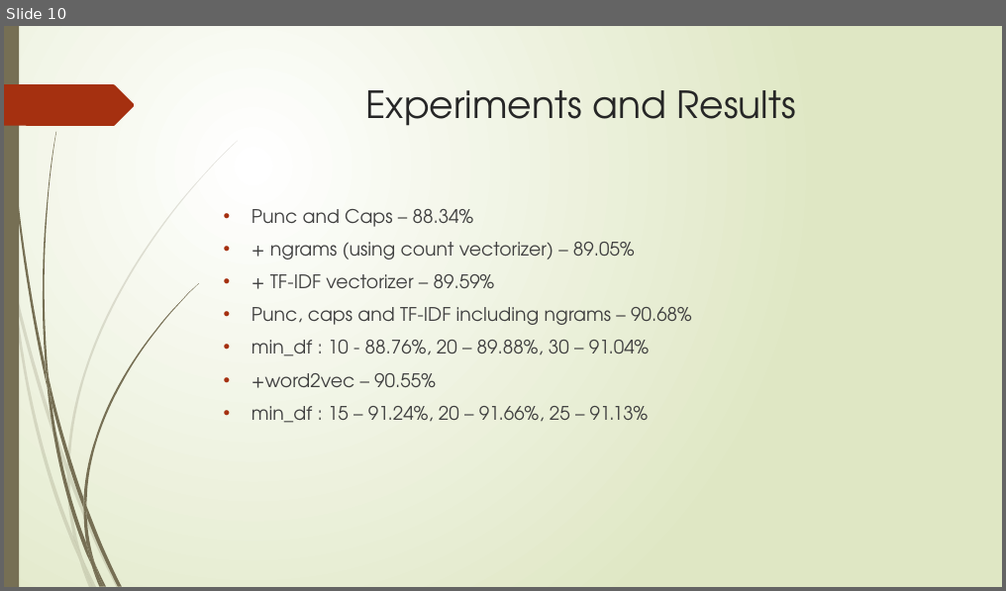
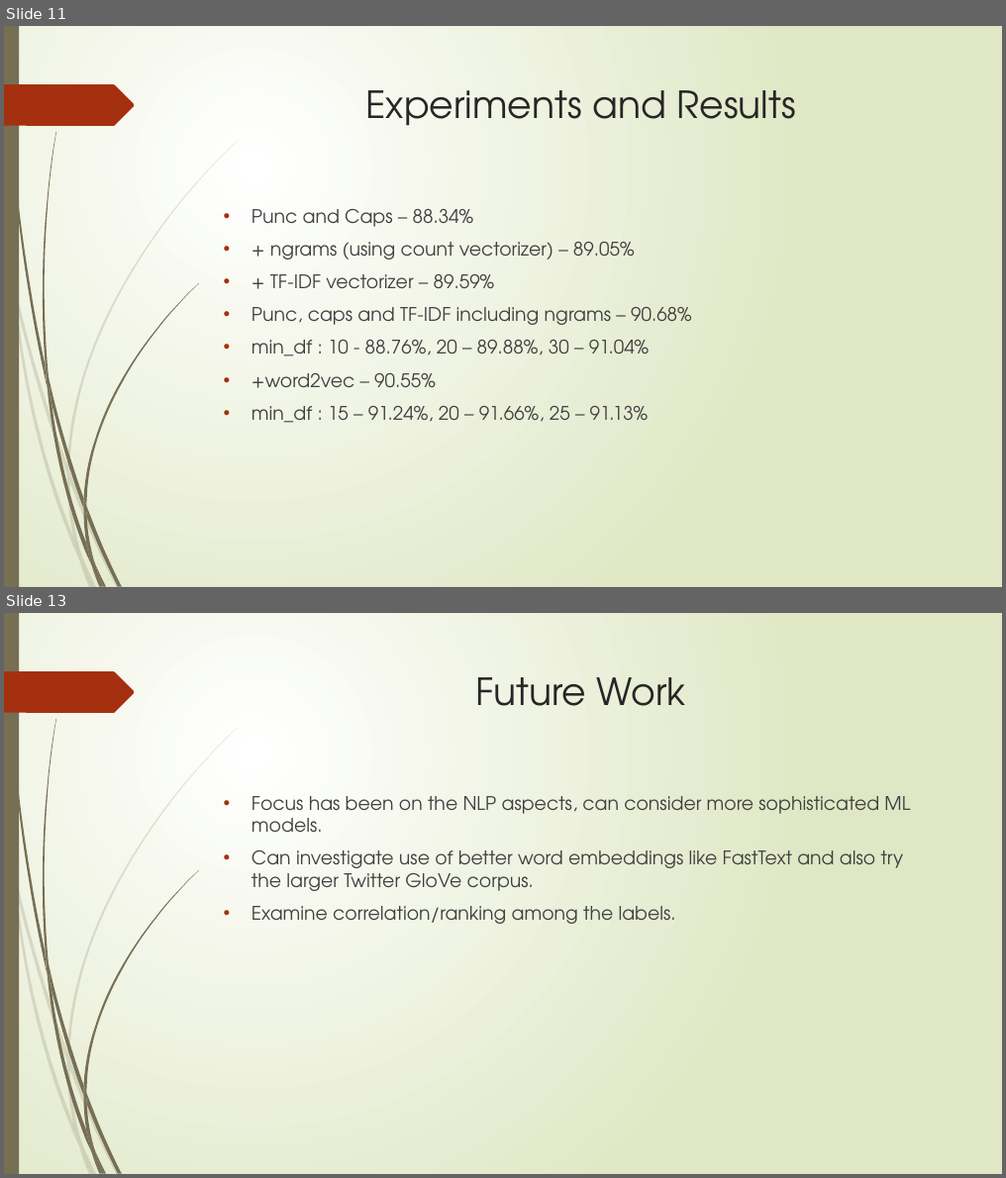
Before and after one commit to AdityaSridhar/ToxicCommentsClassifier, a slide deck: NLP_Project_Presentation.pptx. Shown one above the other, each under a label of ours: slide 10 before the commit, slides 11 and 13 after it; the slides between them are not shown. The pictures are 1006x591 and 1006x1178 pixels, drawn with LibreOffice and Linux fonts; fonts in the diff are those of the drawing. Boxes give left, top, right and bottom in pixels: in the first picture for what was removed or moved away, otherwise in the second. Text is boxed around its words. In the diff, an @@ line names an element or a change of style, - is before the commit and + after.

```diff
--- a/NLP_Project_Presentation.pptx
+++ b/NLP_Project_Presentation.pptx
@@ slide 13 added at bbox=[4, 613, 1002, 1174], background gradient #FFFFFF to #DFE8C4; not listed: 24 template elements that a slide beside it also shows @@
@@ title added at bbox=[476, 677, 686, 706], 36 pt, text #262626 @@
+Future Work
@@ text added at bbox=[252, 796, 910, 924], 18 pt, text #404040 @@
+• Focus has been on the NLP aspects, can consider more sophisticated ML models.
+• Can investigate use of better word embeddings like FastText and also try the larger Twitter GloVe corpus.
+• Examine correlation/ranking among the labels.
@@ what was slide 10 is now slide 11 @@
```
Also in this commit, not shown: 2 slides changed, 3 other slides added, 4 slides removed, 1 other file.
